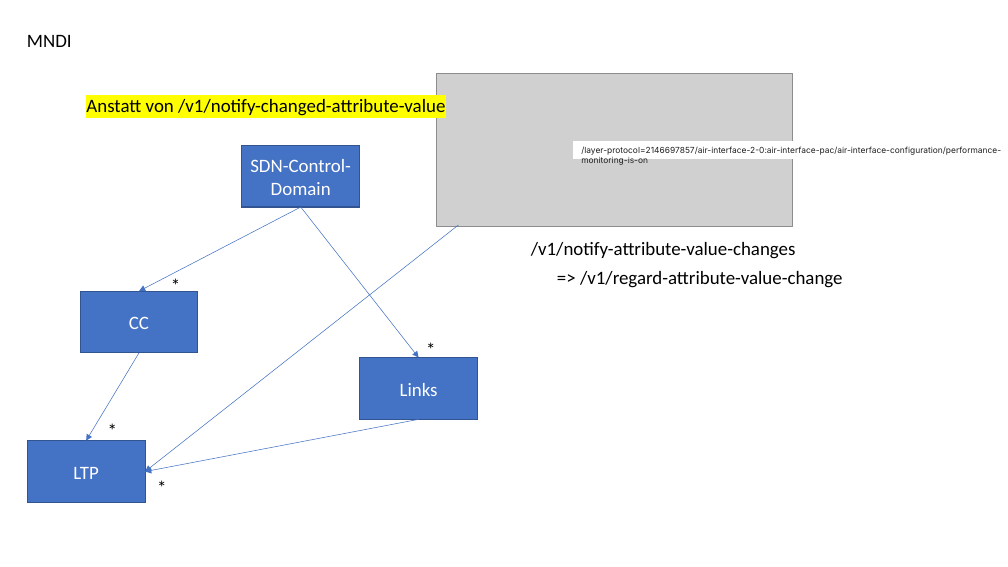
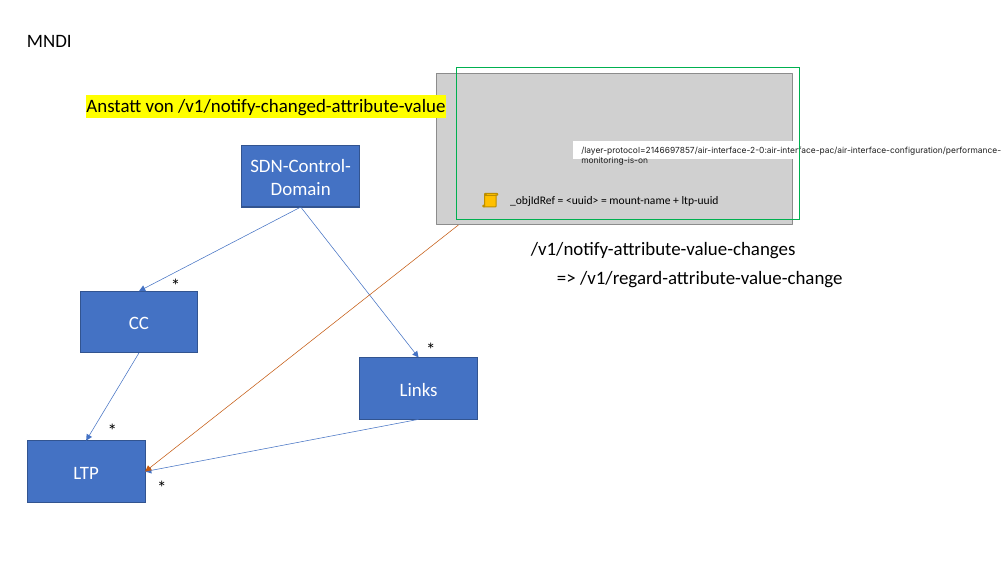
Before and after one commit to openBackhaul/MicroWaveDeviceInventory, a slide deck: slide 3 of spec/input/sketch offered notifications.pptx. Drawn at 1008x567 pixels with LibreOffice and Linux fonts; fonts in the diff are those of the drawing; grey boxes stand for pictures. Boxes give left, top, right and bottom in pixels: in the first picture for what was removed or moved away, otherwise in the second. Text is boxed around its words. In the diff, an @@ line names an element or a change of style, - is before the commit and + after.

```diff
--- a/spec/input/sketch offered notifications.pptx
+++ b/spec/input/sketch offered notifications.pptx
@@ rectangle added at (457, 67, 799, 220), outline #00B050 1 pt @@
@@ vertical scroll added at (483, 194, 498, 207), fill #FFC000, outline #BD8E00 1 pt @@
@@ text added at (510, 196, 719, 206), 11 pt, text #000000 @@
+_objIdRef = <uuid> = mount-name + ltp-uuid
@@ arrow (458, 225) - (145, 472): stroke #4472C4 0.5 pt to #C55A11 0.5 pt @@
```
Also in this commit, not shown: 2 other slides changed, 2 slides added.
